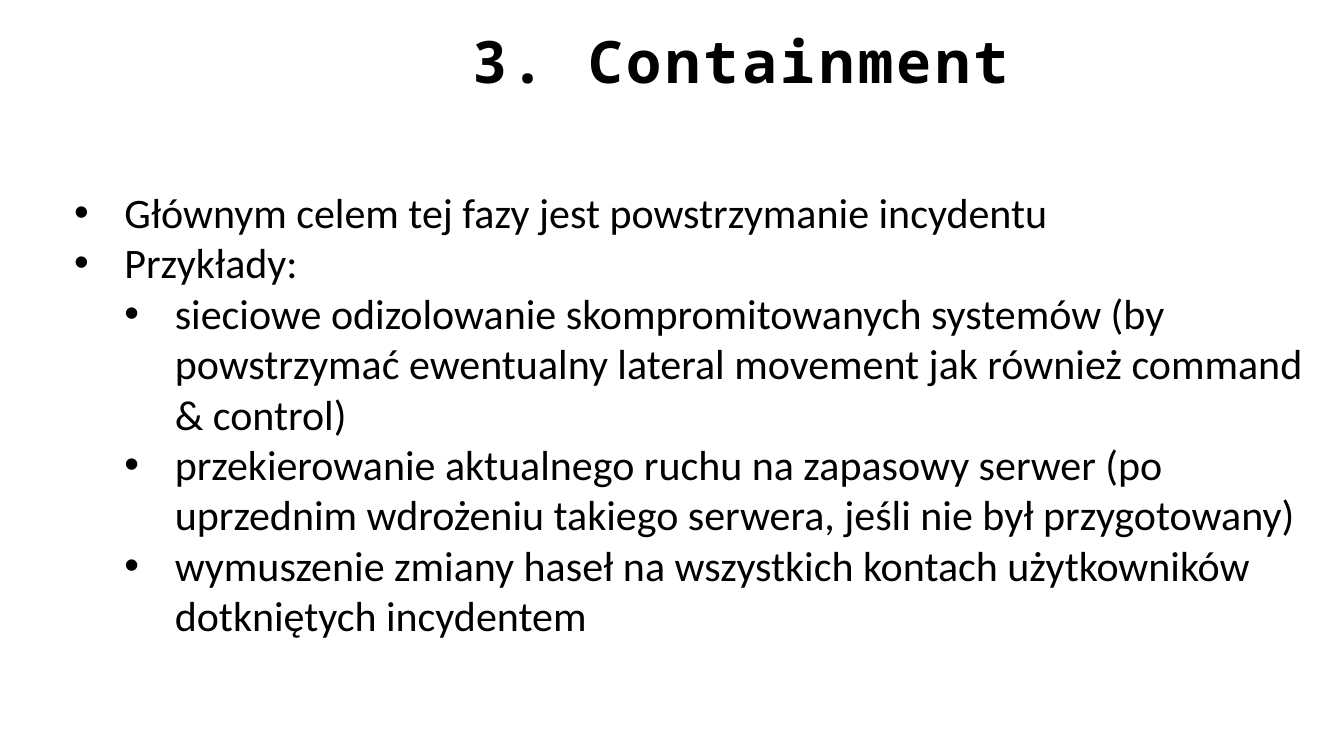
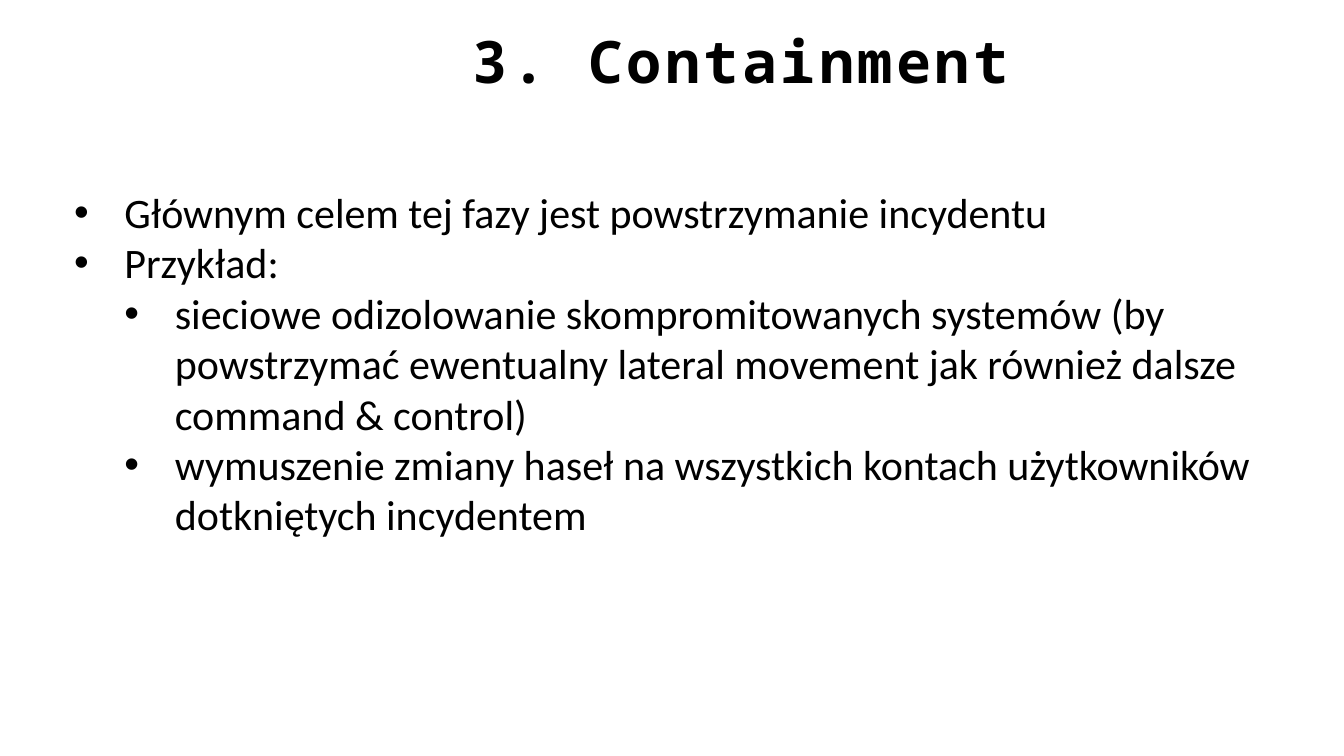
Before and after one commit to ewilded/DFIR, a slide deck: slide 23 of 6_Reagowanie_na_incydenty.pptx. Drawn at 1344x756 pixels with LibreOffice and Linux fonts; fonts in the diff are those of the drawing. Boxes give left, top, right and bottom in pixels: in the first picture for what was removed or moved away, otherwise in the second. Text is boxed around its words. In the diff, an @@ line names an element or a change of style, - is before the commit and + after.

```diff
--- a/6_Reagowanie_na_incydenty.pptx
+++ b/6_Reagowanie_na_incydenty.pptx
@@ text at [124,249,1236,436]: text changed @@
-• Przykłady:
-  • sieciowe odizolowanie skompromitowanych systemów (by powstrzymać ewentualny lateral movement jak również command & control)
-  • przekierowanie aktualnego ruchu na zapasowy serwer (po uprzednim wdrożeniu takiego serwera, jeśli nie był przygotowany)
+• Przykład:
+  • sieciowe odizolowanie skompromitowanych systemów (by powstrzymać ewentualny lateral movement jak również dalsze command & control)
```
Also in this commit, not shown: 17 other slides changed, 4 other files.
